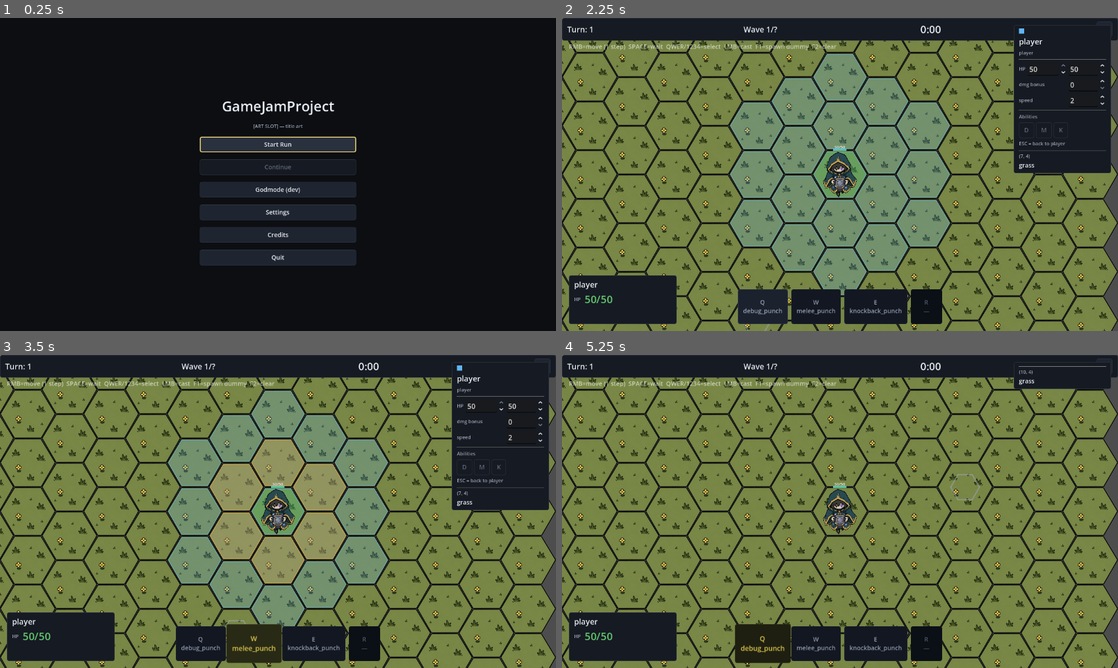
Above: before the commit, frames 1-4 (two rows, left to right).
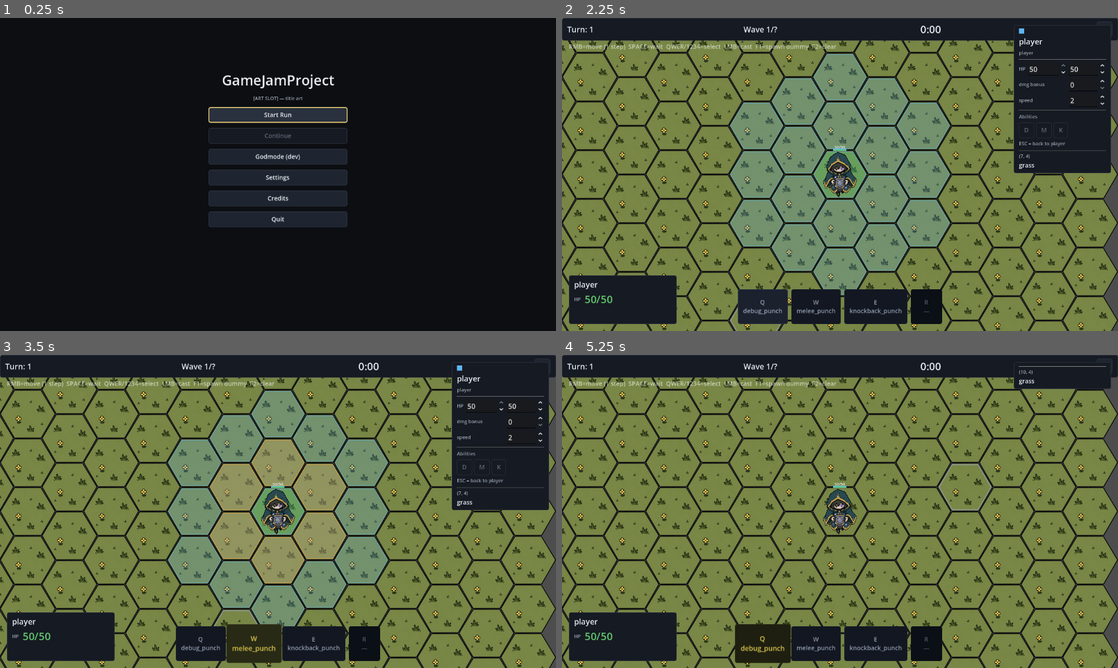
Above: after the commit, the same moments.

Repository: TortikP/GameJamProject
Game: Godot game, scene res://scenes/main_menu.tscn
The game is run twice, just before and just after one commit, with the same random seed, the same clock (stepped at 60 frames per second) and the same inputs.
Inputs (mouse positions are in pixels of both pictures, inside the frame that each line leads up to):
- Up to frame 1 (0.25 s): no input
- Up to frame 2 (2.25 s): click "Godmode (dev)" at 0.5 s; click "II" at 1.25 s; click "Q debug_punch" at 2 s
- Up to frame 3 (3.5 s): click "W melee_punch" at 2.75 s
- Up to frame 4 (5.25 s): click "R —" at 3.5 s; click "E knockback_punch" at 4.25 s; tap Enter at 5 s; move the mouse to (962, 495) at 5.02 s; hold D (hex_move_bottom_right) from 5.03 s (still down); tap Q (cast_slot_0) at 5.1 s; click (962, 495) at 5.17 s

The runs differ from the first frame. In frame 1, 9.3% of the frame differs, in the area x 35-65%, y 18-80%; in frame 2, less than 0.1%; in frame 3, less than 0.1%; in frame 4, 0.2%.

Commit message:
fix(009-ui-kit): hex cursor size + main menu Quit clipping
Bug 1: hex_cursor.HEX_RADIUS was 33 (BG_R atlas size, half the gameplay
hex). All other arena overlays use 60. Cursor outline visibly half-size
against rendered hex. Fixed to 60.

Bug 2: main_menu.tscn VBox sized 360x360 with alignment=1 (center) and
8 children totaling ~382px → Quit button pushed below VBox bounds and
inaccessible. Resized to 320x480 with top-flow stacking. Tightened
separation 16→12 for visual balance.

Diff:
--- a/scenes/main_menu.tscn
+++ b/scenes/main_menu.tscn
@@ -17,17 +17,19 @@
 mouse_filter = 1
 
 [node name="VBox" type="VBoxContainer" parent="."]
+layout_mode = 1
 anchors_preset = 8
 anchor_left = 0.5
 anchor_top = 0.5
 anchor_right = 0.5
 anchor_bottom = 0.5
-offset_left = -180.0
-offset_top = -180.0
-offset_right = 180.0
-offset_bottom = 180.0
-theme_override_constants/separation = 16
-alignment = 1
+offset_left = -160.0
+offset_top = -240.0
+offset_right = 160.0
+offset_bottom = 240.0
+grow_horizontal = 2
+grow_vertical = 2
+theme_override_constants/separation = 12
 
 [node name="Title" type="Label" parent="VBox"]
 layout_mode = 2
--- a/scripts/presentation/hex_cursor.gd
+++ b/scripts/presentation/hex_cursor.gd
@@ -12,7 +12,12 @@
 ##
 ## Controllers set `mode` based on cast_mode + target validity. Default is IDLE.
 
-const HEX_RADIUS := 33.0  # must match godmode_terrain.tres outer radius (BG_R=33)
+## Hex outer radius — must match the live terrain. Godmode arena and the
+## hex_grid_demo use 60. The original 33 came from the atlas's BG_R, which
+## is the texture-tile size, not the gameplay-hex size — the cursor was
+## visibly half-size against the rendered hex. All other overlays
+## (MoveRangeOverlay, TelegraphHex, CastRangeOverlay) already use 60.
+const HEX_RADIUS := 60.0
 
 enum Mode { IDLE, ACTION_VALID, ACTION_INVALID, INSPECT }
 
